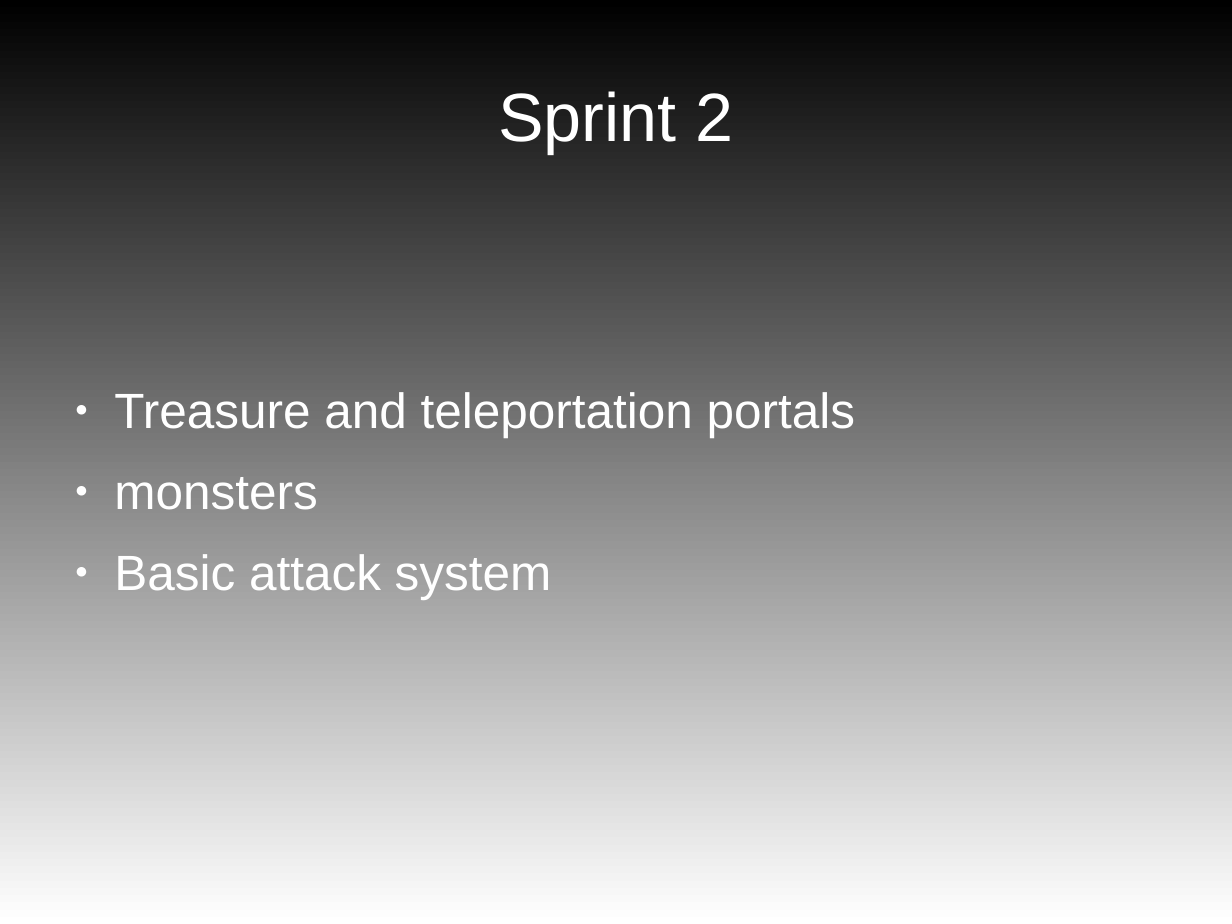
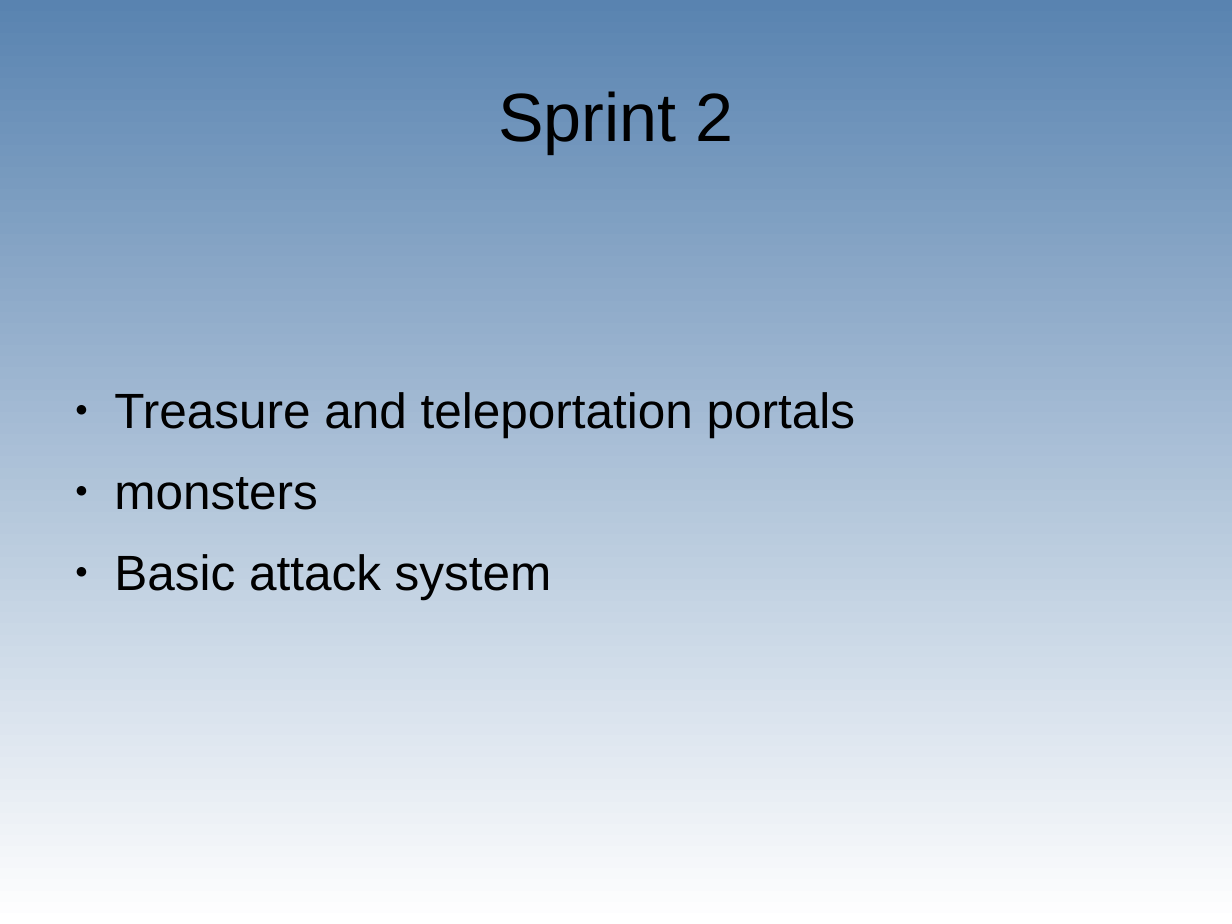
Before and after one commit to lukyky414/ACL2018_LAN-SCH, a slide deck: slide 5 of annexe/Presentation.odp. Drawn at 1232x924 pixels with LibreOffice and Linux fonts; fonts in the diff are those of the drawing. Boxes give left, top, right and bottom in pixels: in the first picture for what was removed or moved away, otherwise in the second. Text is boxed around its words. In the diff, an @@ line names an element or a change of style, - is before the commit and + after.

```diff
--- a/annexe/Presentation.odp
+++ b/annexe/Presentation.odp
@@ background gradient #000000 to #FFFFFF to gradient #5983B0 to #FFFFFF @@
@@ title "Sprint 2" at (x1=498, y1=91, x2=733, y2=153): text colour #FFFFFF to #000000 @@
@@ text "Treasure and teleportation portals" at (x1=114, y1=392, x2=855, y2=600): text colour #FFFFFF to #000000; bullet colour #FFFFFF to #000000 @@
```
Also in this commit, not shown: 8 other slides changed, 1 slide added, 1 slide removed, 1 other file.
